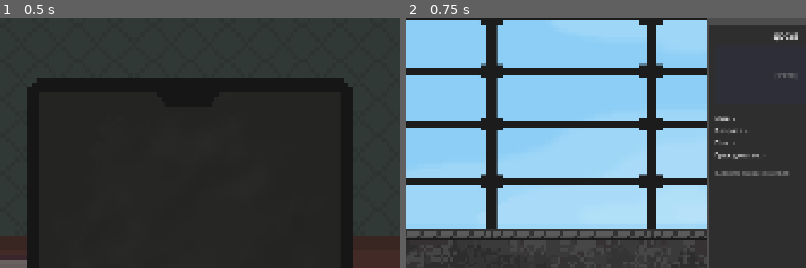
Above: before the commit, frames 1-2 (left to right).
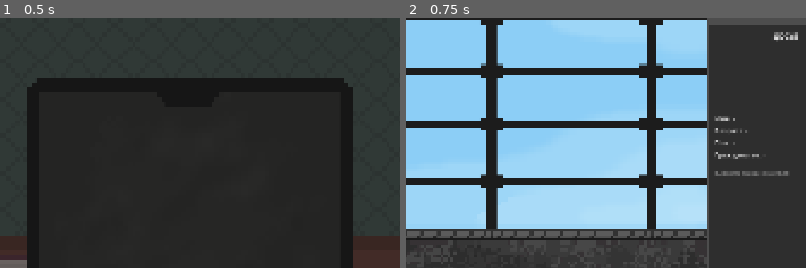
Above: after the commit, the same moments.

Repository: meowzyness/gayjam
Game: Godot game, scene res://Scenes/main_menu.tscn
Two runs of this game, one before a commit and one after it. Both use one fixed random seed, a clock stepped at 60 frames per second and the inputs below.
Inputs:
- Up to frame 1 (0.5 s): no input
- Up to frame 2 (0.75 s): click "Начать" at 0.5 s
The pictures show only the part of the screen within x 42-92%, y 0-50%; the shares and areas given below are measured in that part.

Frame 1 is identical in both runs. In frame 2, less than 0.1% of the frame differs, in the area x 93-98%, y 22-24%.

Commit message:
profile pics

Diff:
--- a/Scenes/dossier.tscn
+++ b/Scenes/dossier.tscn
@@ -59,21 +59,25 @@
 horizontal_alignment = 1
 
 [node name="PortraitBox" type="Panel" parent="Control/MarginContainer/PanelContainer/MarginContainer/VBoxContainer" unique_id=1700749026]
+clip_children = 1
 custom_minimum_size = Vector2(0, 140)
 layout_mode = 2
 theme_override_styles/panel = SubResource("StyleBoxFlat_portrait")
 
-[node name="Label" type="Label" parent="Control/MarginContainer/PanelContainer/MarginContainer/VBoxContainer/PortraitBox" unique_id=447081104]
+[node name="TextureRect" type="TextureRect" parent="Control/MarginContainer/PanelContainer/MarginContainer/VBoxContainer/PortraitBox" unique_id=1400380154]
 layout_mode = 1
-anchors_preset = 15
-anchor_right = 1.0
-anchor_bottom = 1.0
+anchors_preset = 8
+anchor_left = 0.5
+anchor_top = 0.5
+anchor_right = 0.5
+anchor_bottom = 0.5
+offset_left = -120.0
+offset_top = -95.0
+offset_right = 200.0
+offset_bottom = 225.0
 grow_horizontal = 2
 grow_vertical = 2
-theme_override_colors/font_color = Color(0.5, 0.5, 0.5, 1)
-text = "[Фото]"
-horizontal_alignment = 1
-vertical_alignment = 1
+scale = Vector2(0.75, 0.75)
 
 [node name="HSeparator" type="HSeparator" parent="Control/MarginContainer/PanelContainer/MarginContainer/VBoxContainer" unique_id=1531065648]
 layout_mode = 2
--- a/Scripts/dossier.gd
+++ b/Scripts/dossier.gd
@@ -5,11 +5,12 @@
 @onready var sex_label = $Control/MarginContainer/PanelContainer/MarginContainer/VBoxContainer/InfoList/SexLabel
 @onready var citizenship_label = $Control/MarginContainer/PanelContainer/MarginContainer/VBoxContainer/InfoList/CitizenshipLabel
 @onready var status_label = $Control/MarginContainer/PanelContainer/MarginContainer/VBoxContainer/StatusLabel
-
+@onready var profile_pic = $Control/MarginContainer/PanelContainer/MarginContainer/VBoxContainer/PortraitBox/TextureRect
 
 func update_info(p: Personality):
 	if p == null:
 		return
+	profile_pic.texture = p.texture
 	name_label.text = "Имя: %s %s" % [p.name, p.surname]
 	age_label.text = "Возраст: %d" % p.age
 	sex_label.text = "Пол: %s" % p.sex
--- a/Scripts/person.gd
+++ b/Scripts/person.gd
@@ -16,7 +16,7 @@
 func _ready():
 	personality = Personality.new()
 	var sprite: Sprite2D = $Sprite2D as Sprite2D
-	sprite.texture = personality.texture
+	sprite.texture = personality.totaly_real_texture
 
 	if !is_walker:
 		sprite.modulate = "#555555"
--- a/Scripts/personality.gd
+++ b/Scripts/personality.gd
@@ -9,7 +9,7 @@
 @export var skin: String
 @export var citizenship: String
 @export var texture: Texture2D
-@export var fake_texture: Texture2D
+@export var totaly_real_texture: Texture2D
 @export var having_bomb = false
 
 var sexes = ["М", "Ж"]
@@ -118,16 +118,16 @@
 	randomize_name()
 	generate_age()
 	texture = generate_texture()
-	fake_texture = texture
+	totaly_real_texture = texture
 
 	sussyness = pow(randf(), 3)
 	if randf() <= sussyness:
 		traitor = true
 		var r = randi_range(1, 2)
 		if r == 1:
-			fake_texture = generate_texture()
-			while texture == fake_texture:
-				fake_texture = generate_texture()
+			totaly_real_texture = generate_texture()
+			while texture == totaly_real_texture:
+				totaly_real_texture = generate_texture()
 		if r == 2:
 			having_bomb = true
 	else:
